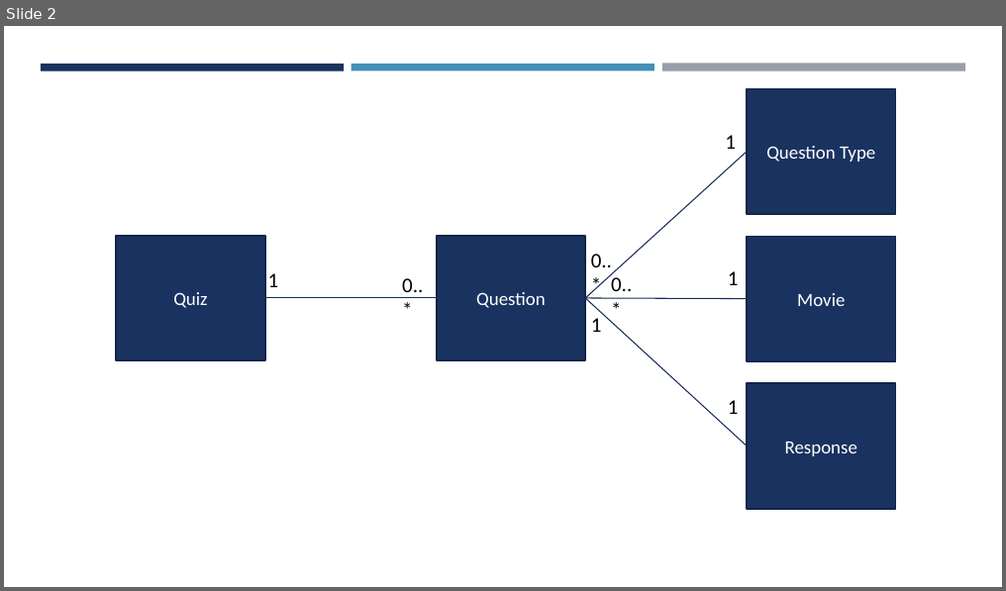
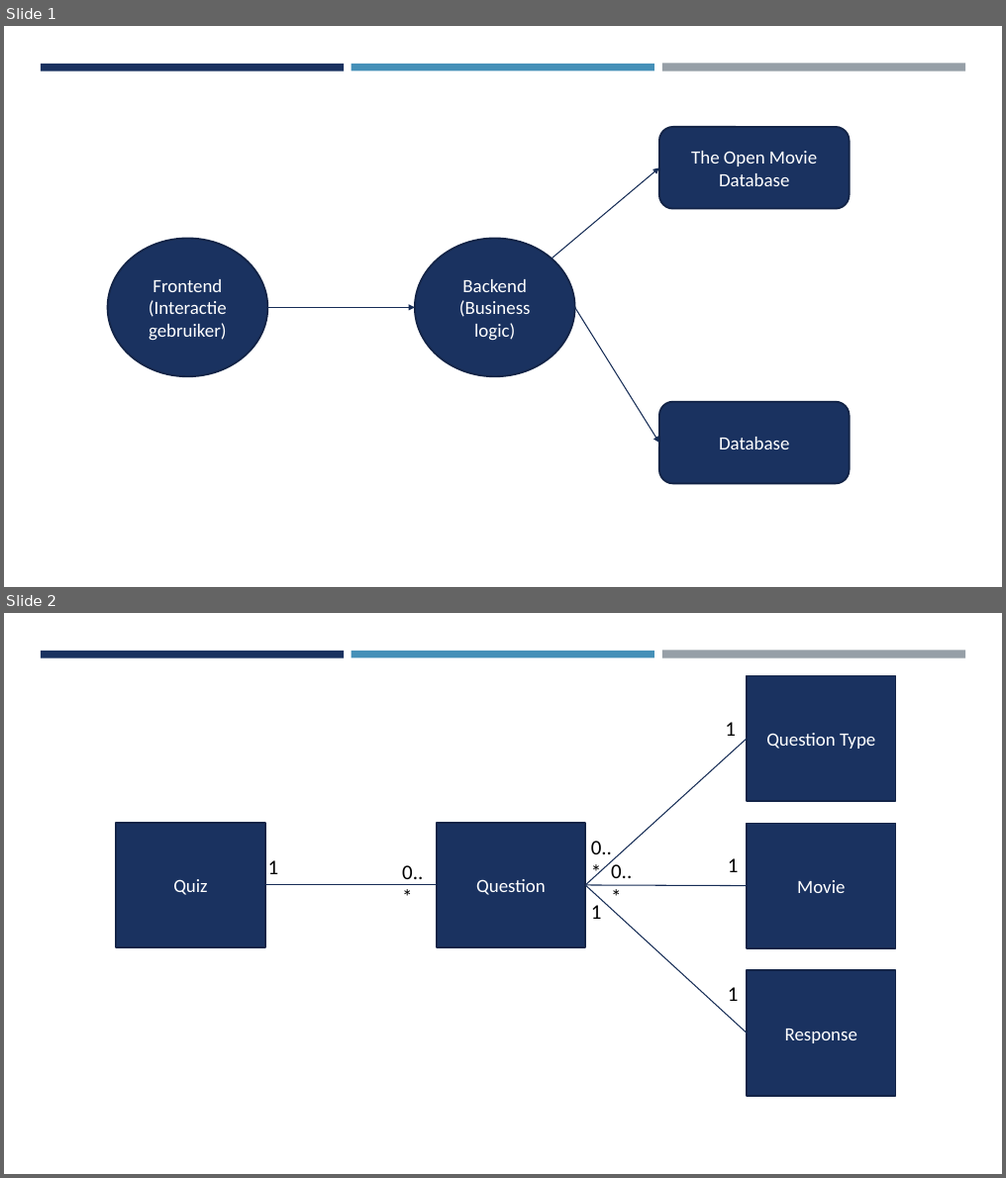
Before and after one commit to AregShahbazian/ProjectTeamZ, a slide deck: docs/burndown.pptx. Shown one above the other, each under a label of ours: slide 2 before the commit, slides 1 and 2 after it. The pictures are 1006x591 and 1006x1178 pixels, drawn with LibreOffice and Linux fonts; fonts in the diff are those of the drawing. Boxes give left, top, right and bottom in pixels: in the first picture for what was removed or moved away, otherwise in the second. Text is boxed around its words. In the diff, an @@ line names an element or a change of style, - is before the commit and + after.

```diff
--- a/docs/burndown.pptx
+++ b/docs/burndown.pptx
@@ slide 1 added at box(4, 26, 1002, 587), background #FFFFFF; not listed: 3 template elements that a slide beside it also shows @@
@@ rounded rectangle added at box(659, 127, 849, 209), fill #1A3260, outline #132547 1.75 pt, 18 pt, text #FFFFFF @@
+The Open Movie Database
@@ arrow added from (551, 259) to (659, 169), #172D56 1 pt @@
@@ ellipse added at box(107, 239, 267, 377), fill #1A3260, outline #132547 1.75 pt, 18 pt, text #FFFFFF @@
+Frontend
+(Interactie gebruiker)
@@ ellipse added at box(415, 239, 575, 377), fill #1A3260, outline #132547 1.75 pt, 18 pt, text #FFFFFF @@
+Backend
+(Business logic)
@@ arrow added from (267, 307) to (415, 307), #172D56 1 pt @@
@@ arrow added from (575, 307) to (659, 443), #172D56 1 pt @@
@@ rounded rectangle added at box(659, 402, 849, 483), fill #1A3260, outline #132547 1.75 pt, 18 pt, text #FFFFFF @@
+Database
```
Also in this commit, not shown: 10 other files.
